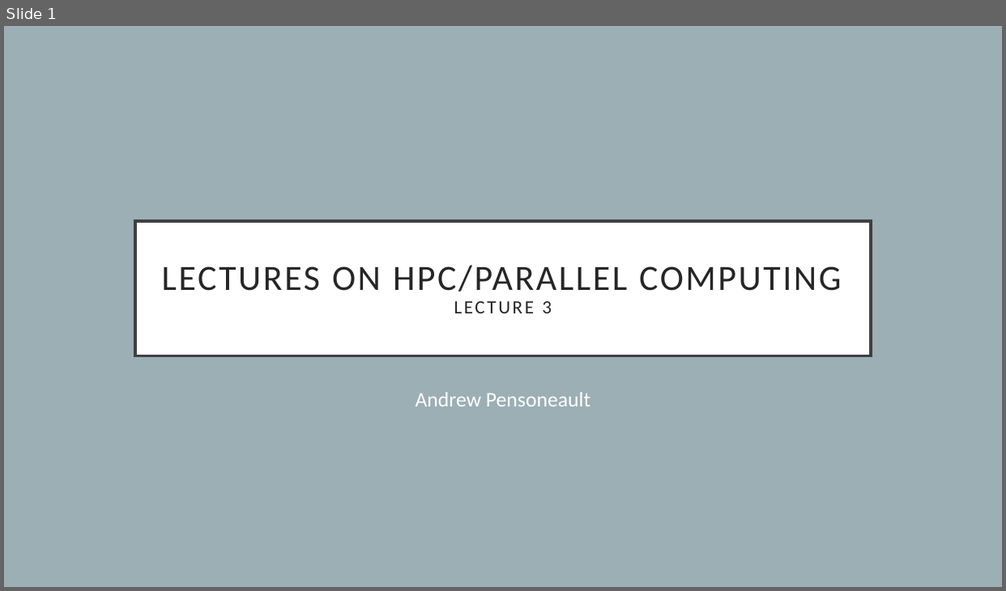
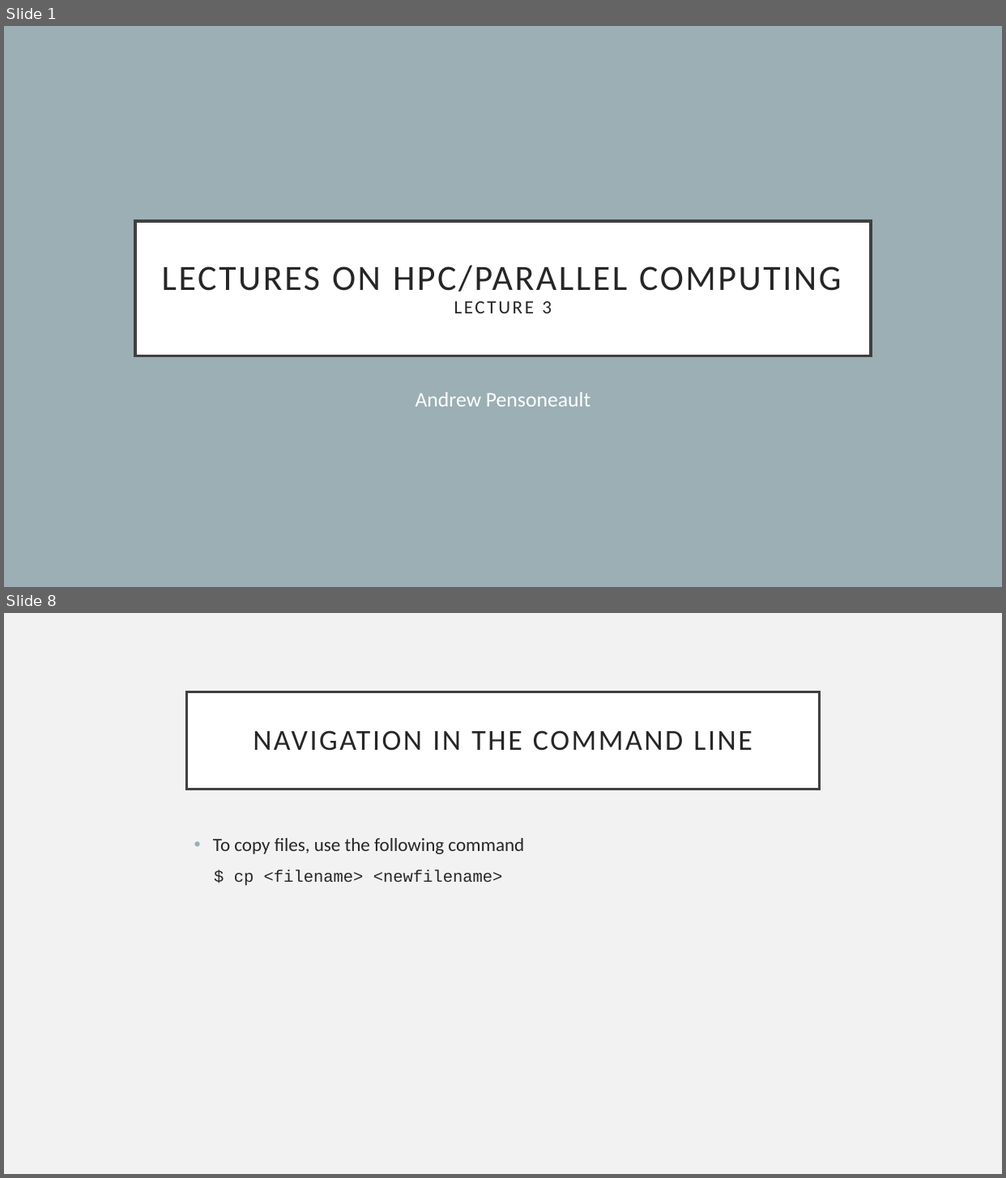
Before and after one commit to Andrewpensoneault/Intro-Parallel-Computing, a slide deck: Lectures/Lecture 3/lecture3.pptx. Shown one above the other, each under a label of ours: slide 1 before the commit, slides 1 and 8 after it; the slides between them are not shown. The pictures are 1006x591 and 1006x1178 pixels, drawn with LibreOffice and Linux fonts; fonts in the diff are those of the drawing. Boxes give left, top, right and bottom in pixels: in the first picture for what was removed or moved away, otherwise in the second. Text is boxed around its words. In the diff, an @@ line names an element or a change of style, - is before the commit and + after.

```diff
--- a/Lectures/Lecture 3/lecture3.pptx
+++ b/Lectures/Lecture 3/lecture3.pptx
@@ slide 8 added at bbox=[4, 613, 1002, 1174], background #F2F2F2 @@
@@ title added at bbox=[187, 692, 819, 789], fill #FFFFFF, outline #404040 2.5 pt, 28 pt, text #262626 @@
+NAVIGATION IN THE COMMAND LINE
@@ text added at bbox=[213, 838, 524, 886], 18 pt, text #262626 @@
+• To copy files, use the following command
+$ cp <filename> <newfilename>
```
Also in this commit, not shown: 1 slide changed, 9 other slides added, 1 slide removed.
